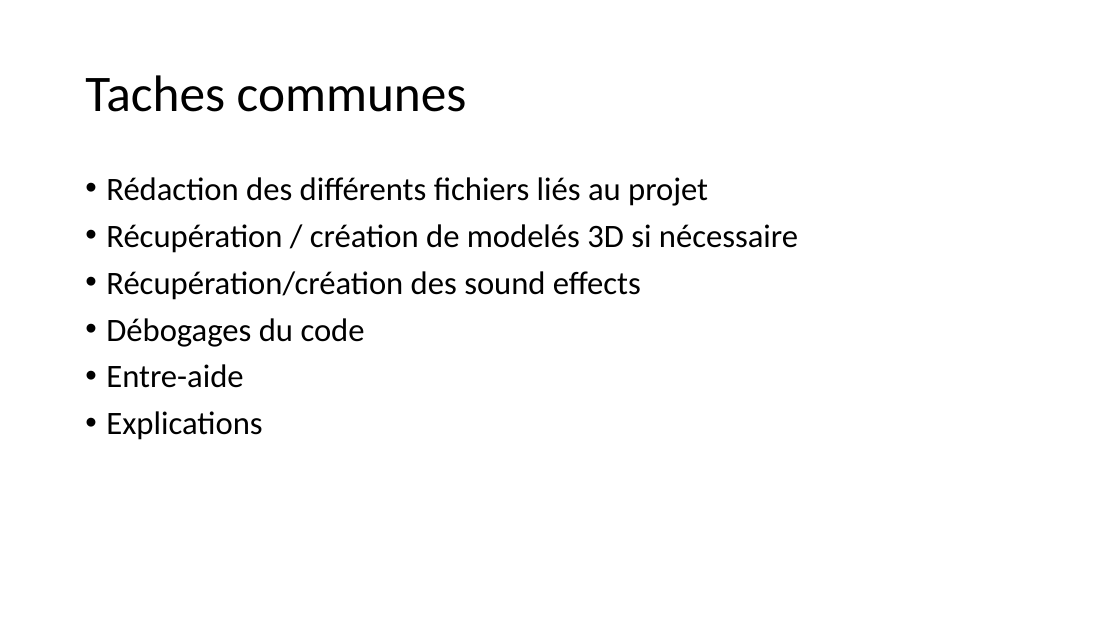
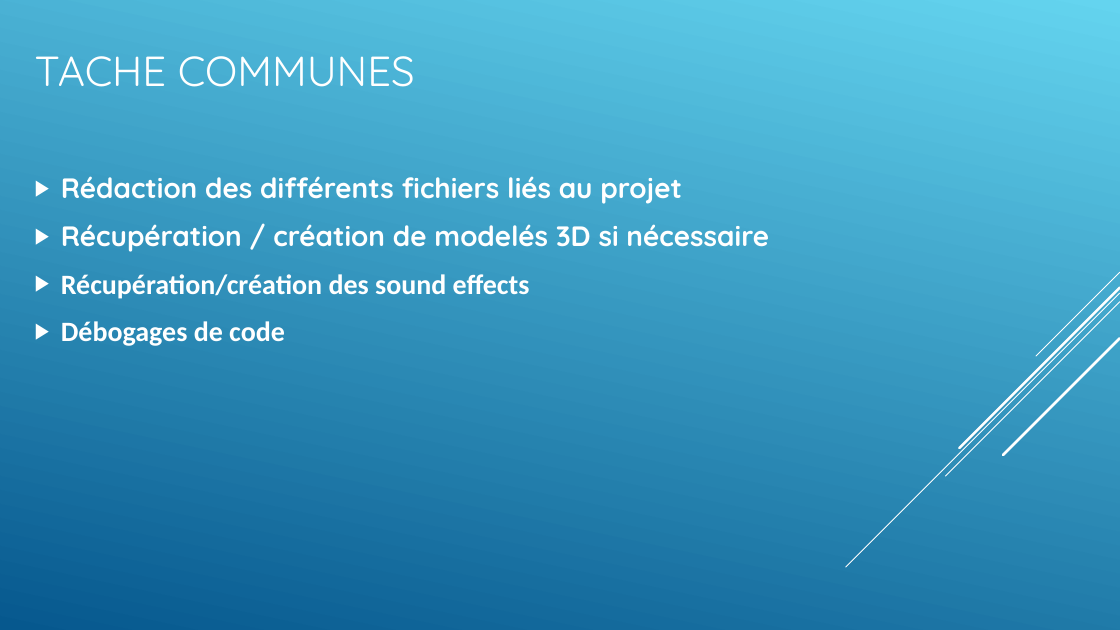
Before and after one commit to AlexandrEpita/Bizarre-Chess-Adventure, a slide deck: slide 4 of diapo soutenance.odp. Drawn at 1120x630 pixels with LibreOffice and Linux fonts; fonts in the diff are those of the drawing. Boxes give left, top, right and bottom in pixels: in the first picture for what was removed or moved away, otherwise in the second. Text is boxed around its words. In the diff, an @@ line names an element or a change of style, - is before the commit and + after.

```diff
--- a/diapo soutenance.odp
+++ b/diapo soutenance.odp
@@ background #FFFFFF to gradient #64D4EF to #06588E @@
@@ title at (35,56,415,87): text changed; size 44 to 36 pt; font Calibri to Quicksand; text colour #000000 to #FFFFFF @@
-Taches communes
+TACHE COMMUNES
@@ text "Rédaction des différents fichiers liés ...": place and size @@
-text "Rédaction des différents fichiers liés ..." at (106,177,798,440)
+text "Rédaction des différents fichiers liés ..." at (61,176,769,346)
@@ text "Rédaction des différents fichiers liés ..." at (61,176,769,346): vertical alignment top to middle @@
@@ text at (61,176,769,299): size 28 to 24 pt, text colour #000000 to #FFFFFF, bold on in "Rédaction des différents fichiers liés au projet", "Récupération / création de modelés 3D si ...", "Récupération/création des sound effects"; font Calibri to Quicksand in "Rédaction des différents fichiers liés au projet", "Récupération / création de modelés 3D si ..."; bullet • to ▶; line spacing 0.9 to 1; more space between paragraphs; bullet colour #000000 to #FFFFFF @@
@@ text at (61,321,285,346): text changed; size 28 to 24 pt; text colour #000000 to #FFFFFF; bold on @@
-• Débogages du code
-• Entre-aide
-• Explications
+▶ Débogages de code
@@ group added at (846,272,1120,567): 5 lines @@
```
Also in this commit, not shown: 9 other slides changed, 3 slides added.
